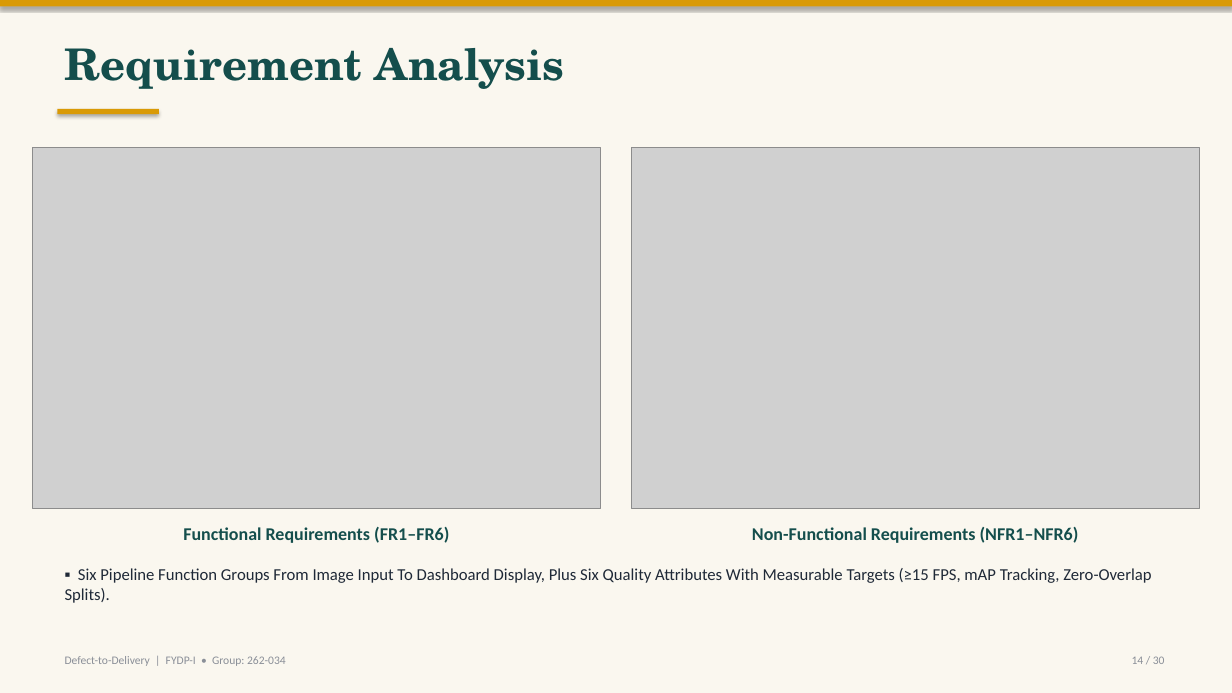
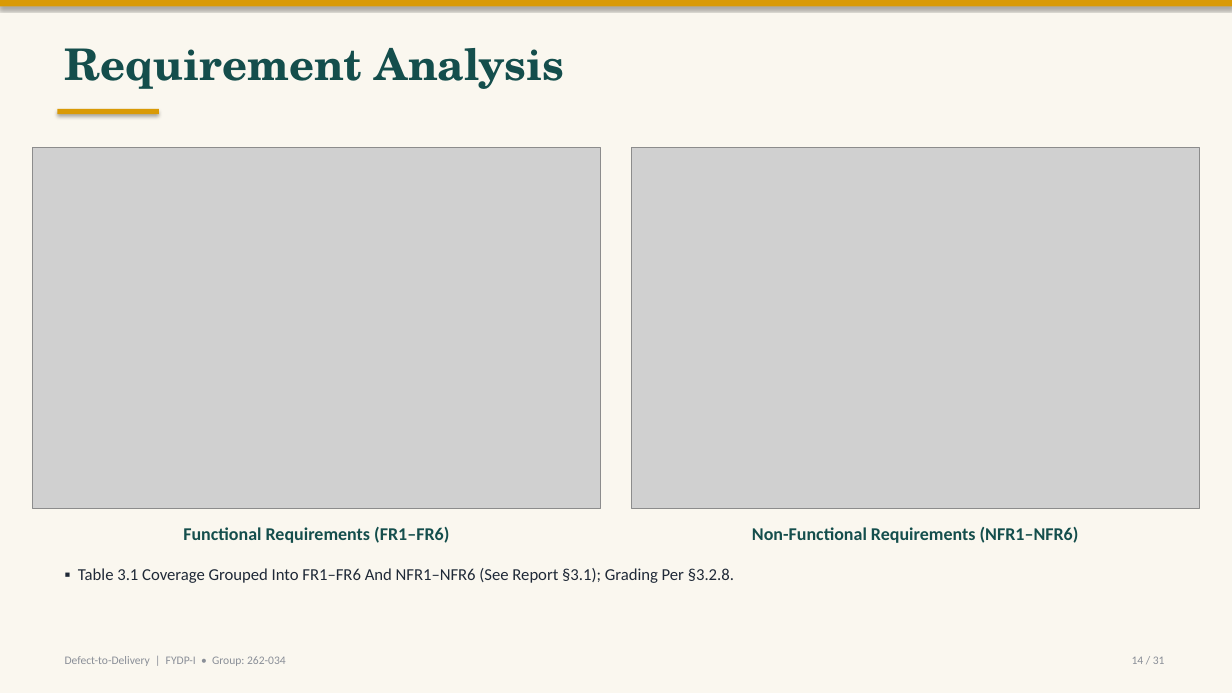
Before and after one commit to labib-ux/FYDP, a slide deck: slide 14 of slides/FYDP-I_Defect-to-Delivery.pptx. Drawn at 1232x693 pixels with LibreOffice and Linux fonts; fonts in the diff are those of the drawing; grey boxes stand for pictures. Boxes give left, top, right and bottom in pixels: in the first picture for what was removed or moved away, otherwise in the second. Text is boxed around its words. In the diff, an @@ line names an element or a change of style, - is before the commit and + after.

Commit message:
Align deck to report: Table 5.1 budget, Table 3.7 plan, report fig refs, CEP slide, benchmark fixes (31 slides)

```diff
--- a/slides/FYDP-I_Defect-to-Delivery.pptx
+++ b/slides/FYDP-I_Defect-to-Delivery.pptx
@@ text at (x1=78, y1=568, x2=734, y2=583): text changed @@
-▪ Six Pipeline Function Groups From Image Input To Dashboard Display, Plus Six Quality Attributes With Measurable Targets (≥15 FPS, mAP Tracking, Zero-Overlap Splits).
+▪ Table 3.1 Coverage Grouped Into FR1–FR6 And NFR1–NFR6 (See Report §3.1); Grading Per §3.2.8.
@@ text at (x1=1132, y1=656, x2=1165, y2=664): text changed @@
-14 / 30
+14 / 31
```
Also in this commit, not shown: 29 other slides changed, 1 slide added.
